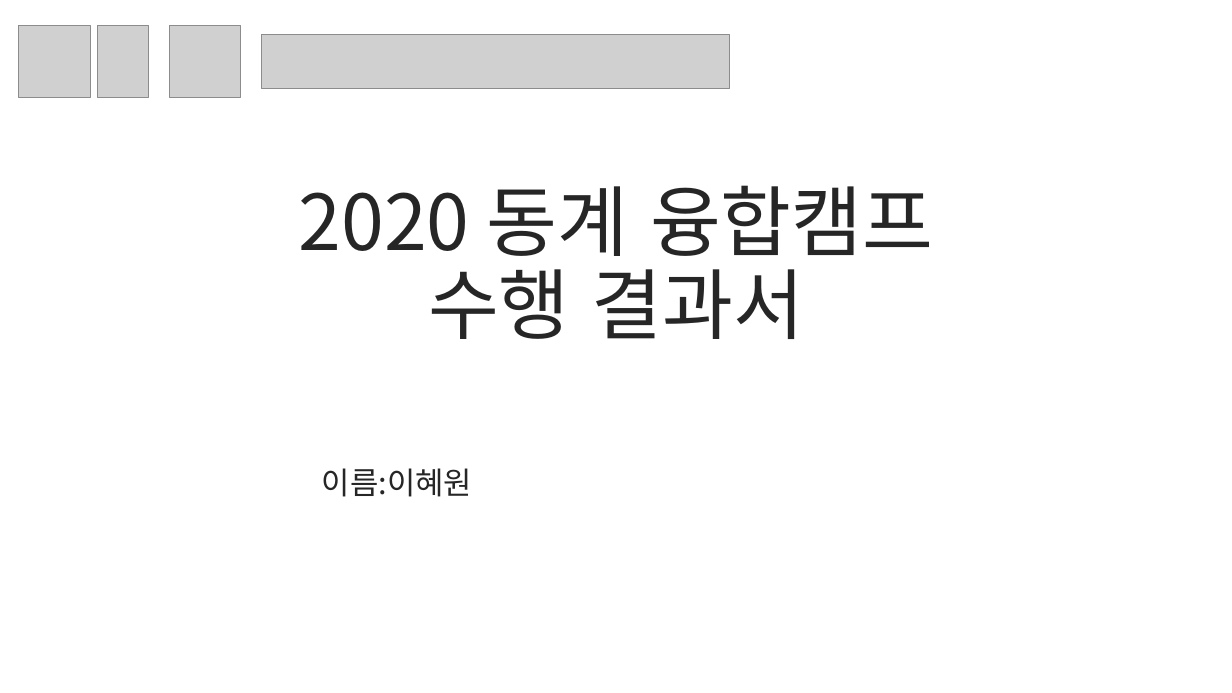
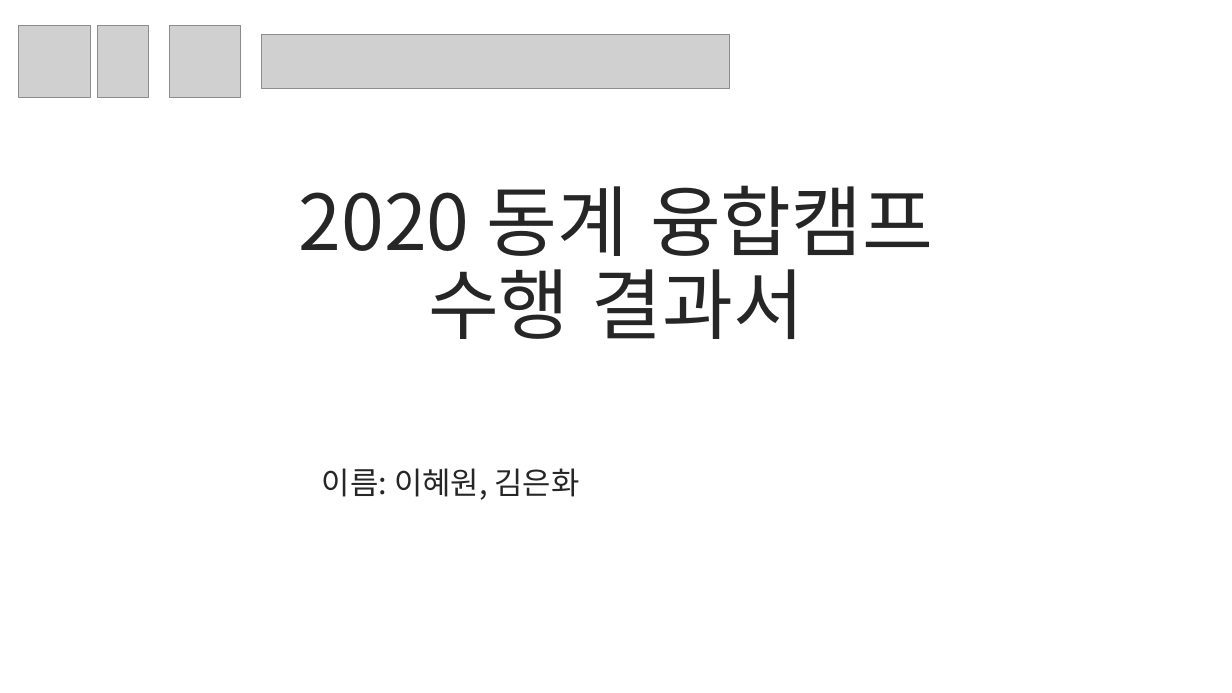
Before and after one commit to wonnem/new, a slide deck: slide 1 of Report.pptx. Drawn at 1232x693 pixels with LibreOffice and Linux fonts; fonts in the diff are those of the drawing; grey boxes stand for pictures. Boxes give left, top, right and bottom in pixels: in the first picture for what was removed or moved away, otherwise in the second. Text is boxed around its words. In the diff, an @@ line names an element or a change of style, - is before the commit and + after.

```diff
--- a/Report.pptx
+++ b/Report.pptx
@@ subtitle at (322,468,580,500): text changed @@
-이름:이혜원
+이름: 이혜원, 김은화
```
Also in this commit, not shown: 2 other slides changed, 3 other files.
